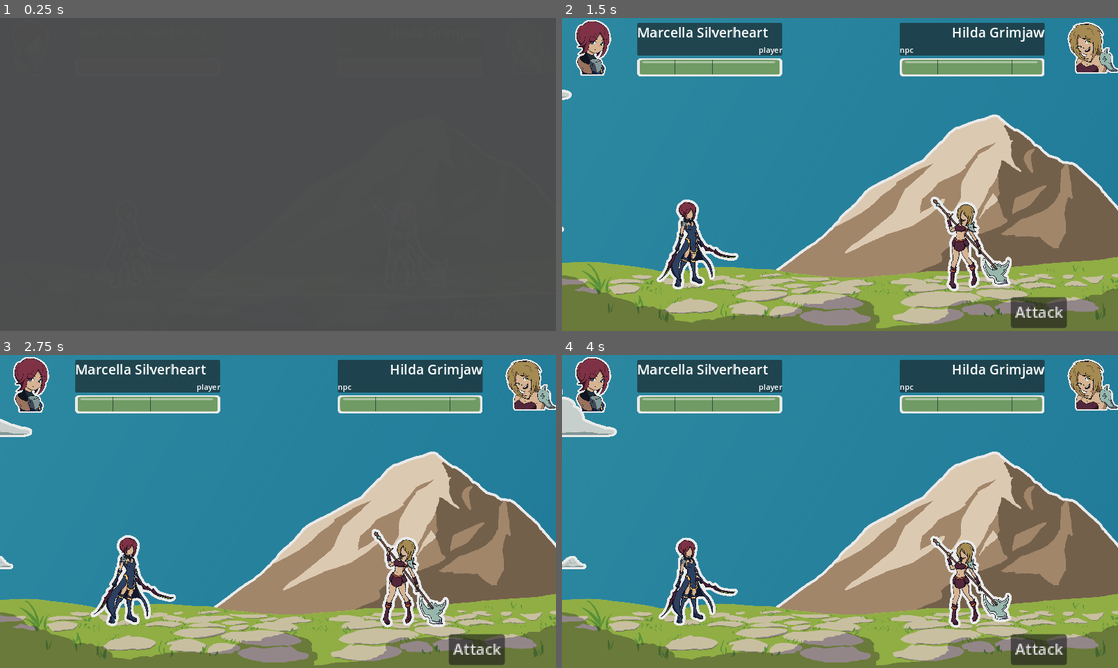
Above: before the commit, frames 1-4 (two rows, left to right).
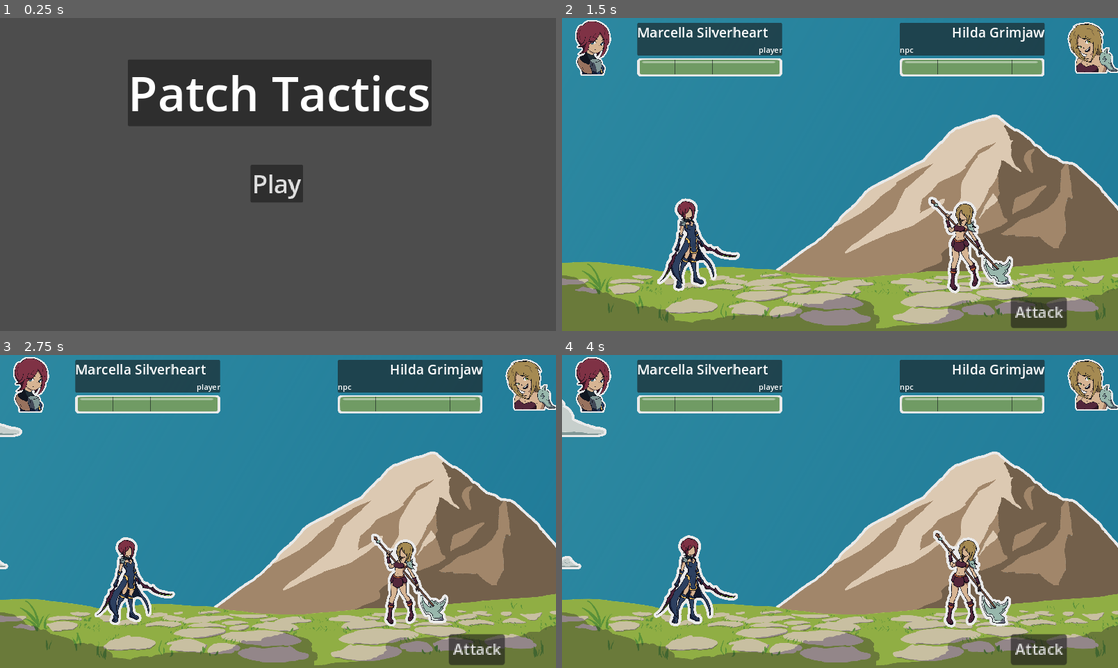
Above: after the commit, the same moments.

Repository: MajorZiploc/sticker_book_moments
Game: Godot game, scene res://title_scene.tscn
The game is run twice, just before and just after one commit, with the same random seed, the same clock (stepped at 60 frames per second) and the same inputs. Before the commit the project starts from res://lvls/battle_scene.tscn.
Inputs (mouse positions are in pixels of both pictures, inside the frame that each line leads up to):
- Up to frame 1 (0.25 s): no input
- Up to frame 2 (1.5 s): click (840, 183) at 0.5 s, where only the run after the commit has a clickable "Play"; tap Enter (ui_accept) at 1.25 s; move the mouse to (962, 158) at 1.27 s; hold D (right) from 1.28 s (still down); hold F from 1.28 s (still down); click (962, 158) at 1.42 s
- Up to frame 3 (2.75 s): tap Enter (ui_accept) at 1.52, 2.27 s; move the mouse to (166, 527) at 2.02 s; release D (right) at 2.03 s; release F at 2.03 s; hold S (down) from 2.03 s (still down); tap Space at 2.1 s
- Up to frame 4 (4 s): move the mouse to (895, 442) at 2.77 s; release S (down) at 2.78 s; hold D (right) 2.78-3.53 s; hold F 2.78-3.53 s; move the mouse to (812, 574) at 3.52 s; hold W (up) from 3.53 s (still down); tap Space at 3.6 s; click (812, 574) at 3.67 s; tap Enter (ui_accept) at 3.77 s

The runs differ from the first frame. In frame 1, 13% of the frame differs, in the area x 23-78%, y 13-59%; in frame 2, 1.6%; in frame 3, 2.7%; in frame 4, 3.4%.

Commit message:
+basic title screen

Diff:
--- a/project.godot
+++ b/project.godot
@@ -11,7 +11,7 @@
 [application]
 
 config/name="patch_tactics"
-run/main_scene="res://lvls/battle_scene.tscn"
+run/main_scene="res://title_scene.tscn"
 config/features=PackedStringArray("4.2", "Mobile")
 config/icon="res://icon.svg"
 
--- /dev/null
+++ b/title_scene.gd
@@ -0,0 +1,5 @@
+extends Node2D
+class_name TitleScene
+
+func _on_play_btn_button_up():
+  get_tree().change_scene_to_file("res://lvls/battle_scene.tscn");
--- /dev/null
+++ b/title_scene.tscn
@@ -0,0 +1,85 @@
+[gd_scene load_steps=6 format=3 uid="uid://c76wd8iwrix3h"]
+
+[ext_resource type="Script" path="res://title_scene.gd" id="1_fopmr"]
+[ext_resource type="Script" path="res://addons/phantom_camera/scripts/phantom_camera_host/phantom_camera_host.gd" id="1_j4hj6"]
+[ext_resource type="Script" path="res://addons/phantom_camera/scripts/phantom_camera/phantom_camera_2d.gd" id="2_f4cjv"]
+[ext_resource type="Script" path="res://addons/phantom_camera/scripts/resources/tween_resource.gd" id="3_w5hde"]
+
+[sub_resource type="Resource" id="Resource_ss0xh"]
+script = ExtResource("3_w5hde")
+duration = 1.0
+transition = 0
+ease = 2
+
+[node name="title_scene" type="Node2D"]
+script = ExtResource("1_fopmr")
+
+[node name="ui_root" type="CanvasLayer" parent="."]
+
+[node name="ui" type="Control" parent="ui_root"]
+layout_mode = 3
+anchors_preset = 15
+anchor_right = 1.0
+anchor_bottom = 1.0
+grow_horizontal = 2
+grow_vertical = 2
+
+[node name="title" type="Control" parent="ui_root/ui"]
+layout_mode = 1
+anchors_preset = 8
+anchor_left = 0.5
+anchor_top = 0.5
+anchor_right = 0.5
+anchor_bottom = 0.5
+offset_left = -311.0
+offset_top = -238.0
+offset_right = -271.0
+offset_bottom = -198.0
+grow_horizontal = 2
+grow_vertical = 2
+
+[node name="panel" type="PanelContainer" parent="ui_root/ui/title"]
+layout_mode = 0
+offset_right = 629.0
+offset_bottom = 137.0
+
+[node name="label" type="Label" parent="ui_root/ui/title/panel"]
+layout_mode = 2
+theme_override_font_sizes/font_size = 100
+text = "Patch Tactics"
+
+[node name="play" type="Control" parent="ui_root/ui"]
+layout_mode = 1
+anchors_preset = 8
+anchor_left = 0.5
+anchor_top = 0.5
+anchor_right = 0.5
+anchor_bottom = 0.5
+offset_left = -57.0
+offset_top = -20.0
+offset_right = -17.0
+offset_bottom = 20.0
+grow_horizontal = 2
+grow_vertical = 2
+
+[node name="btn" type="Button" parent="ui_root/ui/play"]
+layout_mode = 0
+offset_right = 8.0
+offset_bottom = 8.0
+theme_override_font_sizes/font_size = 50
+text = "Play"
+
+[node name="Camera2D" type="Camera2D" parent="."]
+position = Vector2(830, 361)
+zoom = Vector2(0.5, 0.5)
+
+[node name="PhantomCameraHost" type="Node" parent="Camera2D"]
+script = ExtResource("1_j4hj6")
+
+[node name="cam" type="Node2D" parent="."]
+position = Vector2(830, 361)
+script = ExtResource("2_f4cjv")
+zoom = Vector2(0.5, 0.5)
+tween_resource = SubResource("Resource_ss0xh")
+
+[connection signal="button_up" from="ui_root/ui/play/btn" to="." method="_on_play_btn_button_up"]
